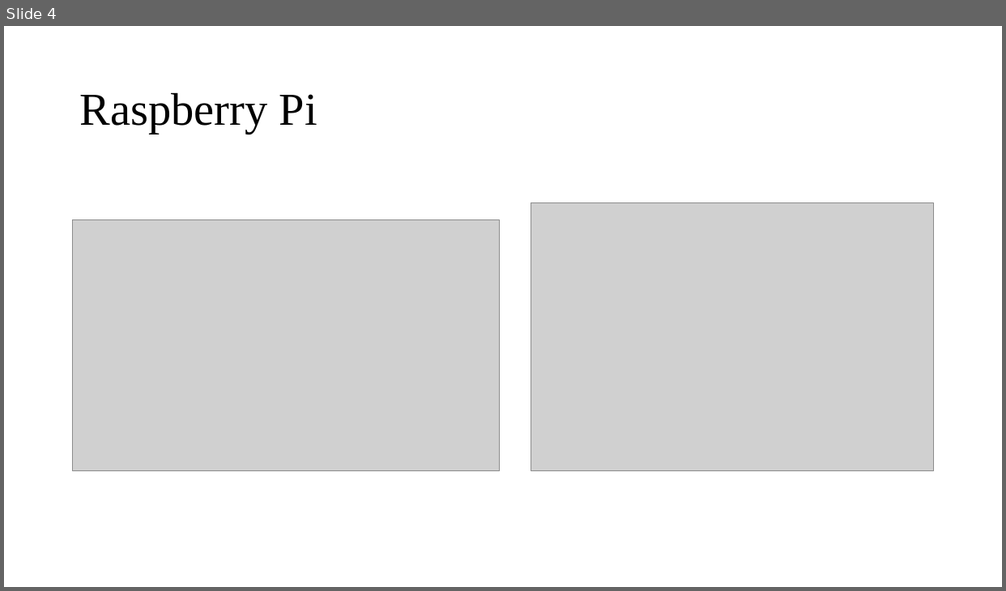
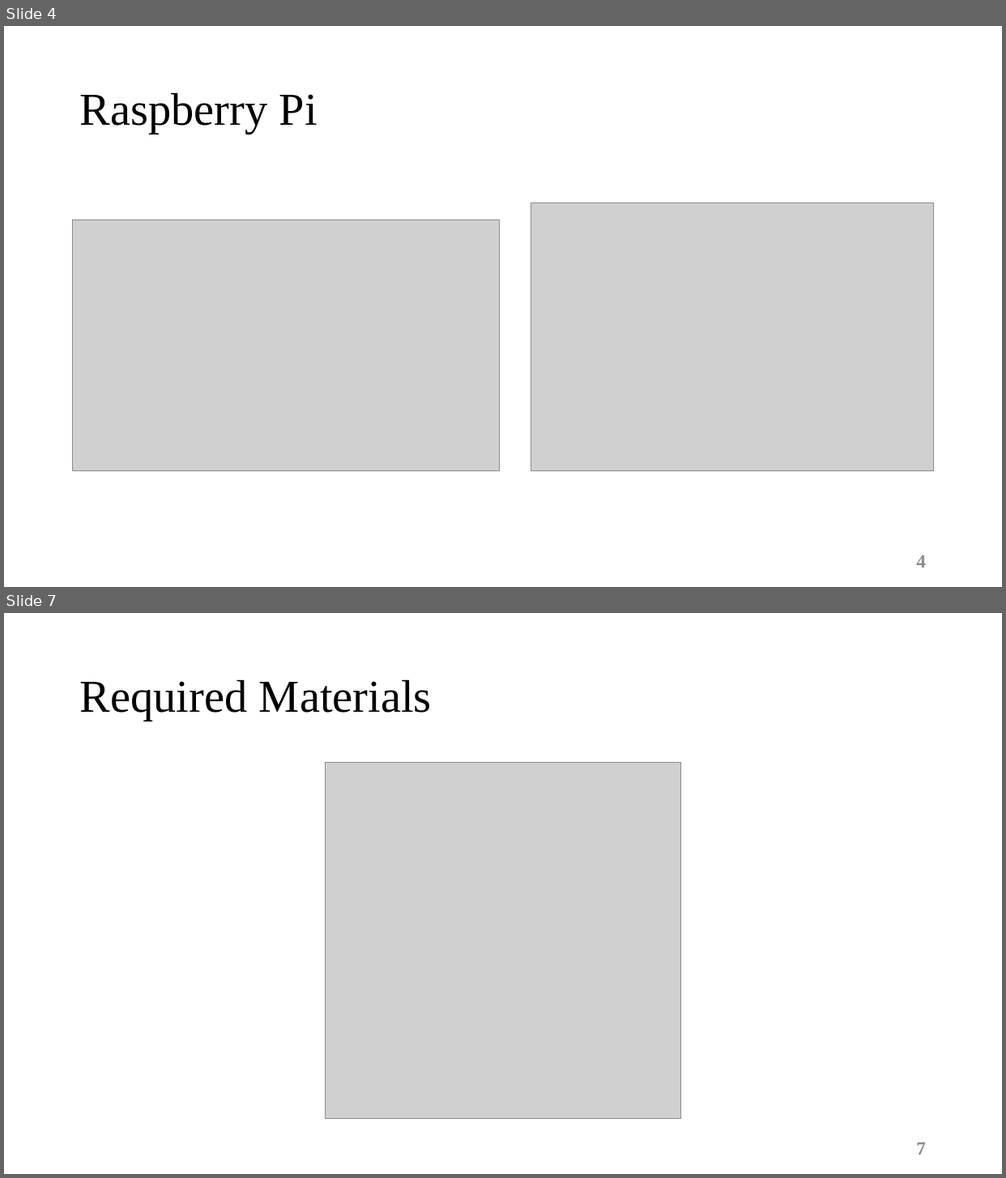
Before and after one commit to sabouri1994/Coursera_IOT_Specialization-, a slide deck: 4-The Raspberry Pi Platform and Python Programming for the Raspberry Pi/Week1/1_ Setup.pptx. Shown one above the other, each under a label of ours: slide 4 before the commit, slides 4 and 7 after it; the slides between them are not shown. The pictures are 1006x591 and 1006x1178 pixels, drawn with LibreOffice and Linux fonts; fonts in the diff are those of the drawing; grey boxes stand for pictures. Boxes give left, top, right and bottom in pixels: in the first picture for what was removed or moved away, otherwise in the second. Text is boxed around its words. In the diff, an @@ line names an element or a change of style, - is before the commit and + after.

```diff
--- a/4-The Raspberry Pi Platform and Python Programming for the Raspberry Pi/Week1/1_ Setup.pptx
+++ b/4-The Raspberry Pi Platform and Python Programming for the Raspberry Pi/Week1/1_ Setup.pptx
@@ slide 7 added at bbox=[4, 613, 1002, 1174], background #FFFFFF @@
@@ title added at bbox=[80, 679, 432, 721], 44 pt, text #000000 @@
+Required Materials
@@ picture added at bbox=[325, 763, 681, 1119] @@
@@ page number added at bbox=[916, 1143, 926, 1155], 18 pt, text #8C8C8C, bold @@
+7
@@ slide 4 changed as well @@
@@ page number added at bbox=[916, 556, 926, 568], 18 pt, text #8C8C8C, bold @@
+4
```
Also in this commit, not shown: 3 other slides changed, 16 other slides added.
